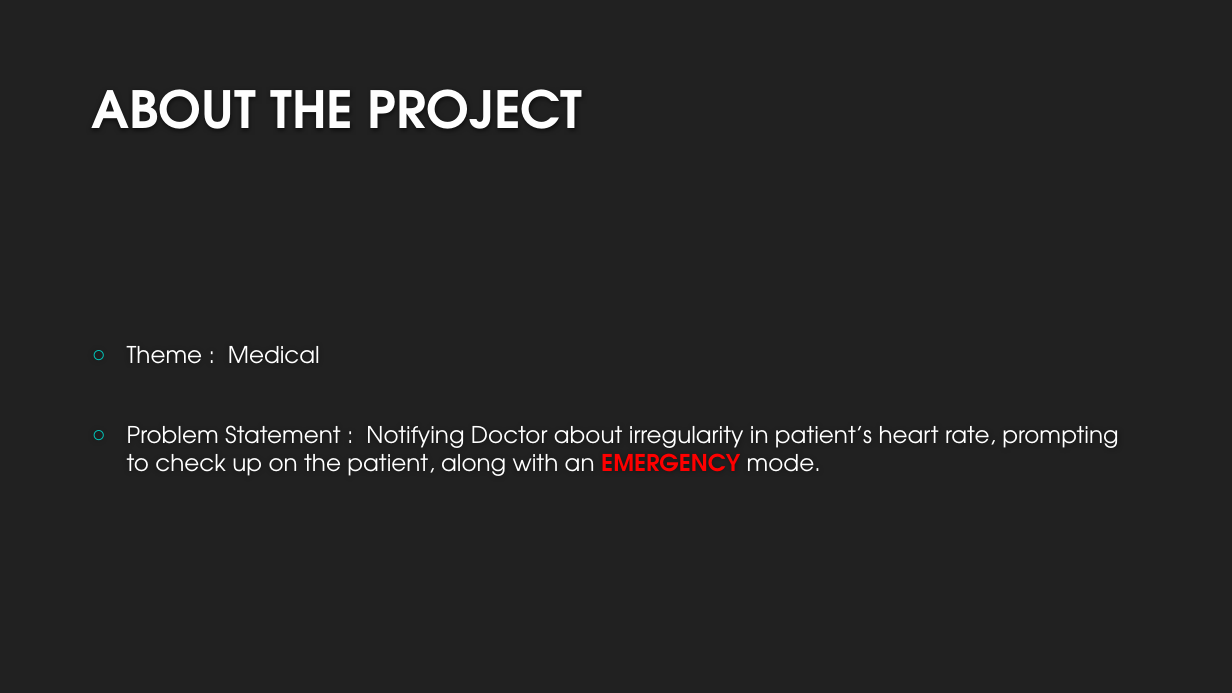
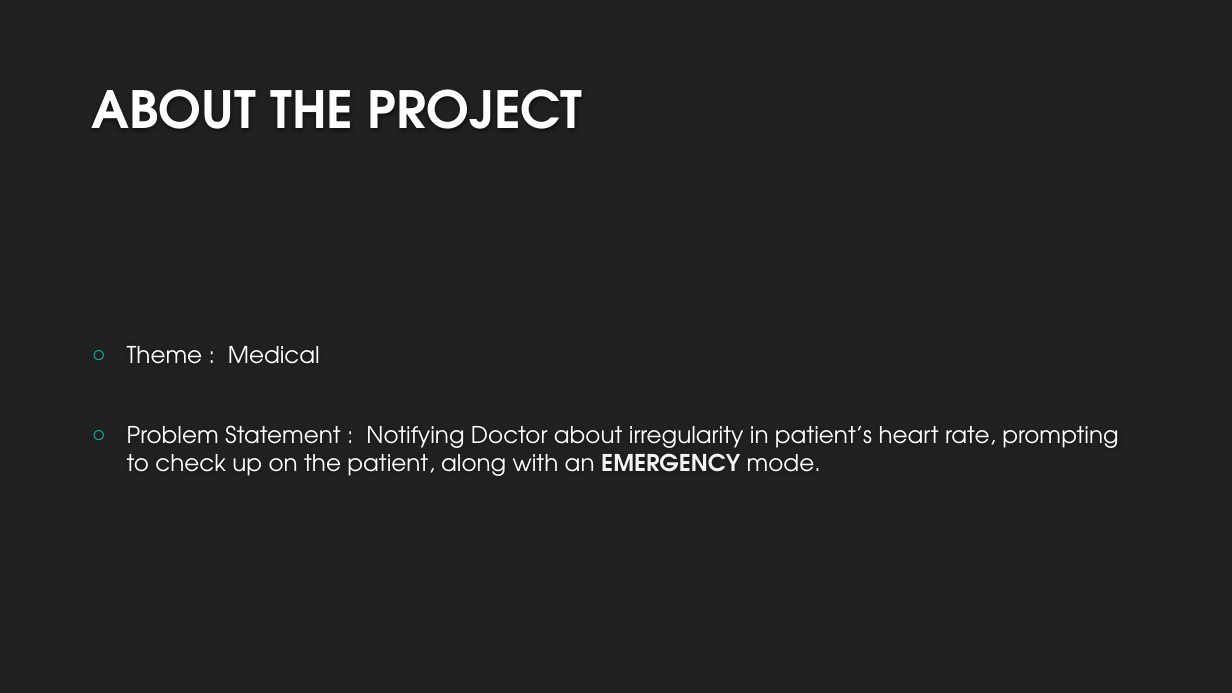
Before and after one commit to amitgit0304/CodeCrafters1, a slide deck: slide 9 of Presentation/Presentation.pptx. Drawn at 1232x693 pixels with LibreOffice and Linux fonts; fonts in the diff are those of the drawing; background and template pictures are left out. Boxes give left, top, right and bottom in pixels: in the first picture for what was removed or moved away, otherwise in the second. Text is boxed around its words. In the diff, an @@ line names an element or a change of style, - is before the commit and + after.

```diff
--- a/Presentation/Presentation.pptx
+++ b/Presentation/Presentation.pptx
@@ text at (x1=127, y1=425, x2=1118, y2=476): text colour #FF0000 to #F2F2F2 in "EMERGENCY" @@
```
Also in this commit, not shown: 5 other slides changed.
